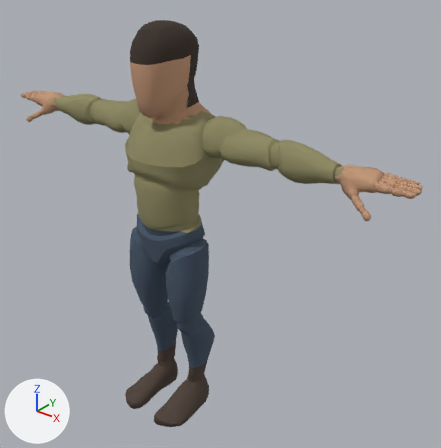
Renders of the glTF model assets/character/body.glb from each side of a commit.
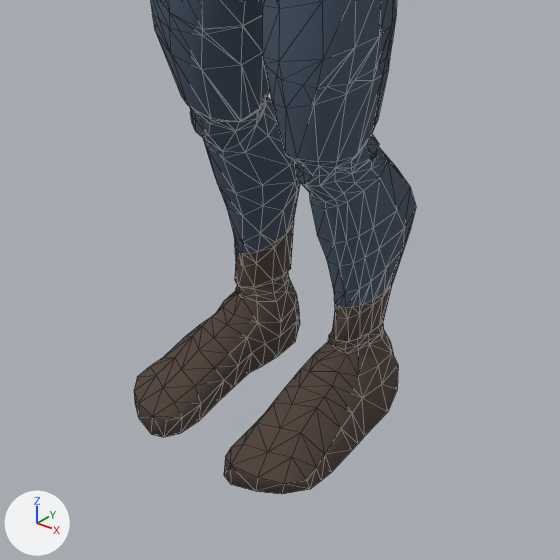
There are two pictures of each version: one whole from a camera (50 mm lens) standing at (1.531, -1.591, 1.919) and looking at (0.156, 0.129, 0.854), one close up on the part from 19% to 59% of the width and 60% to 100% of the height. Lighting does not change. The marker at lower left points along +X, +Y and +Z. The last two pictures show the newer version. The close-ups show mesh edges as thin lines. Vertices at exactly the same position are counted once.

The first close-up shows 'body_feet', 'body_hips', 'body_legs_lower', 'body_legs_upper'.
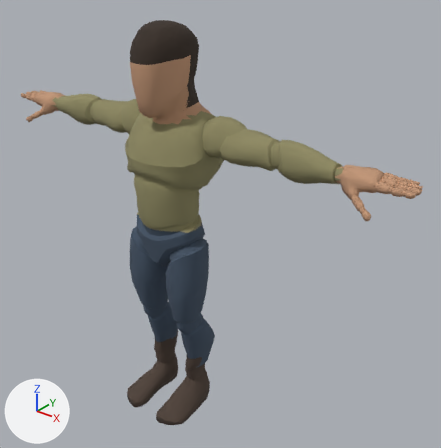
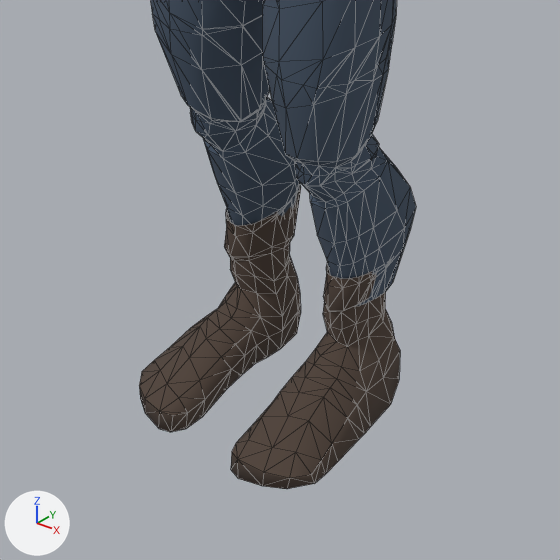
The newer file adds a shape key; the second version is drawn at full value of the shape key 'morph_stocky' of 'body_feet', and the change is written as the vertex moves it makes.

Where the change shows, as pixel boxes (x1, y1, x2, y2) in the close-ups (560 x 560 px; the box of a moved part takes in the faces that stretch with it):
'body_feet', reshaped (12% taller): before (134, 224, 398, 494); after (139, 186, 400, 489)
part 1 of me_body_feet, moved or reshaped: before (224, 283, 398, 494); after (231, 263, 400, 489)
part 2 of me_body_feet, moved or reshaped: before (134, 224, 300, 437); after (139, 186, 301, 432)

The edits, one by one:
me_body_feet is used by ob_body_feet; location (0.0, 0.0, 0.0).
me_body_feet had 332 vertices, 608 faces and spanned x -0.167..0.167, y -0.213..0.099, z 0.0..0.191.
me_body_feet now has 332 vertices, 608 faces and spans x -0.167..0.167, y -0.199..0.115, z 0.001..0.251.
me_body_feet part 1: 166 of 332 vertices moved; they spanned x 0.043..0.167, y -0.213..0.099, z 0.0..0.191 and now span x 0.042..0.167, y -0.199..0.115, z 0.001..0.251; mean shift (0.0, 0.004, 0.031); largest move (0.117, 0.011, 0.132) -> (0.123, 0.002, 0.2).
me_body_feet part 2: 166 of 332 vertices moved; they spanned x -0.167..-0.043, y -0.213..0.099, z 0.0..0.191 and now span x -0.167..-0.042, y -0.199..0.115, z 0.001..0.251; mean shift (0.0, 0.004, 0.031); largest move (-0.117, 0.011, 0.132) -> (-0.123, 0.002, 0.2).
